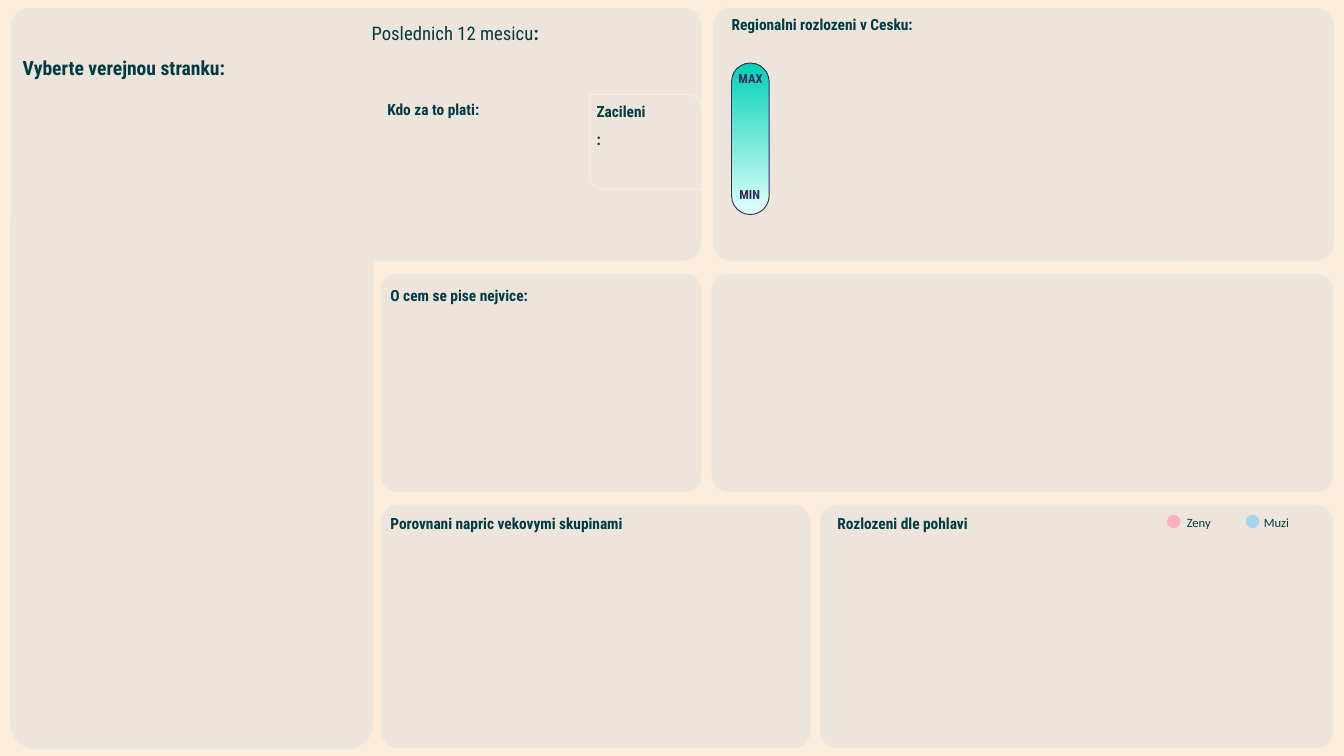
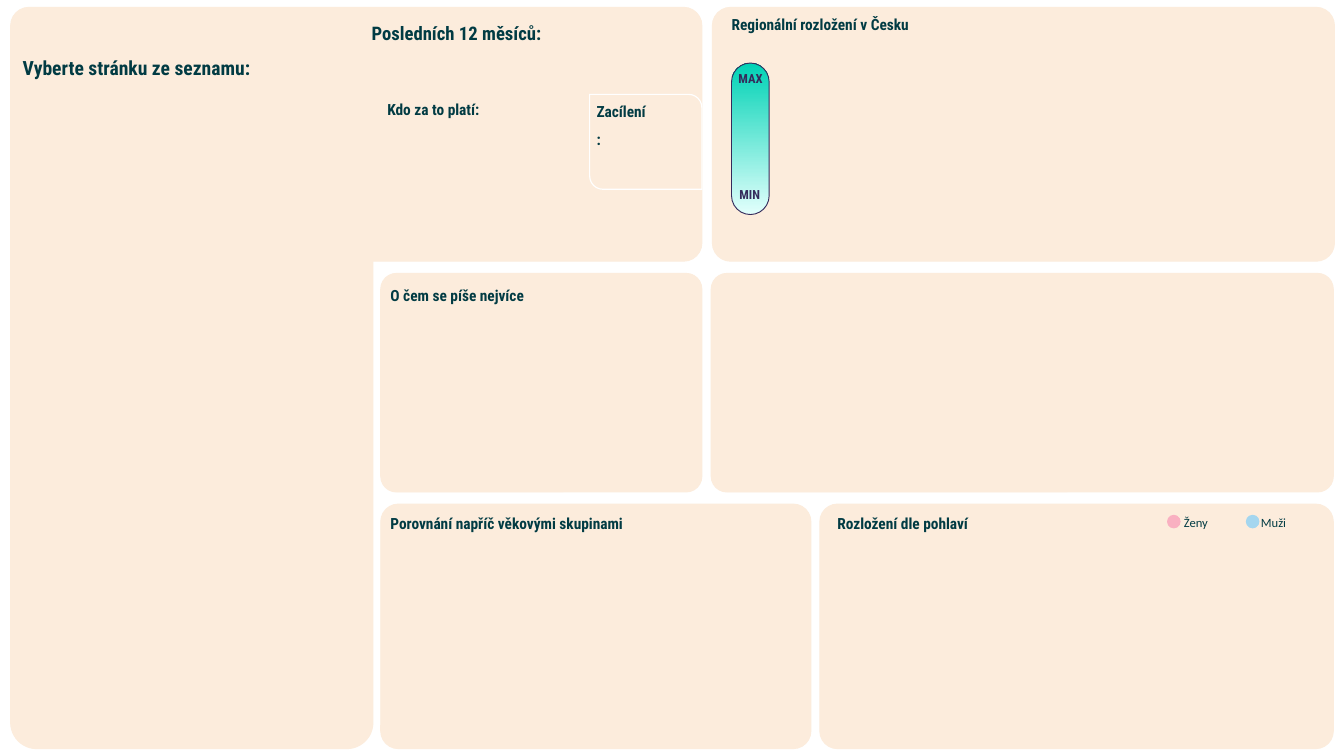
Before and after one commit to Thepilli/political_ads, a slide deck: slide 6 of PBI/bg.pptx. Drawn at 1344x756 pixels with LibreOffice and Linux fonts; fonts in the diff are those of the drawing. Boxes give left, top, right and bottom in pixels: in the first picture for what was removed or moved away, otherwise in the second. Text is boxed around its words. In the diff, an @@ line names an element or a change of style, - is before the commit and + after.

```diff
--- a/PBI/bg.pptx
+++ b/PBI/bg.pptx
@@ background #FCECDC to #FFFFFF @@
@@ fill #EDE4DB to #FCECDC in 6 elements at <box>820,504,1333,749</box>, <box>381,504,811,749</box>, <box>381,274,702,492</box>, <box>711,274,1333,492</box>, <box>712,7,1335,261</box>, <box>11,7,702,261</box> @@
@@ text at <box>372,25,541,41</box>: text changed; bold on @@
-Poslednich 12 mesicu:
+Posledních 12 měsíců:
@@ text at <box>732,16,909,33</box>: text changed @@
-Regionalni rozlozeni v Cesku:
+Regionální rozložení v Česku
@@ text in rounded rectangle at <box>23,60,251,79</box>: text changed @@
-Vyberte verejnou stranku:
+Vyberte stránku ze seznamu:
@@ text at <box>387,103,480,118</box>: text changed @@
-Kdo za to plati:
+Kdo za to platí:
@@ round diag rect at <box>590,94,702,189</box>: fill #EDE4DB to #FCECDC at 66% opacity; outline #FCECDC 1.25 pt to #FFFFFF 1.25 pt @@
@@ text at <box>597,105,646,117</box>: text changed @@
-Zacileni:
+Zacílení:
@@ rounded rectangle at <box>11,195,373,749</box>: fill #EDE4DB to #FCECDC; outline #EDE4DB 1 pt to #FCECDC 1 pt @@
@@ text in snip diag rect at <box>390,289,524,305</box>: text changed @@
-O cem se pise nejvice:
+O čem se píše nejvíce
@@ text in snip diag rect at <box>390,517,622,533</box>: text changed @@
-Porovnani napric vekovymi skupinami
+Porovnání napříč věkovými skupinami
@@ text in snip diag rect at <box>837,517,968,532</box>: text changed @@
-Rozlozeni dle pohlavi
+Rozložení dle pohlaví
@@ text in snip diag rect at <box>1184,516,1208,529</box>: text changed @@
-Zeny
+Ženy
@@ text in snip diag rect at <box>1261,518,1286,527</box>: text changed @@
-Muzi
+Muži
```
Also in this commit, not shown: 3 slides added, 2 slides removed, 21 other files.
